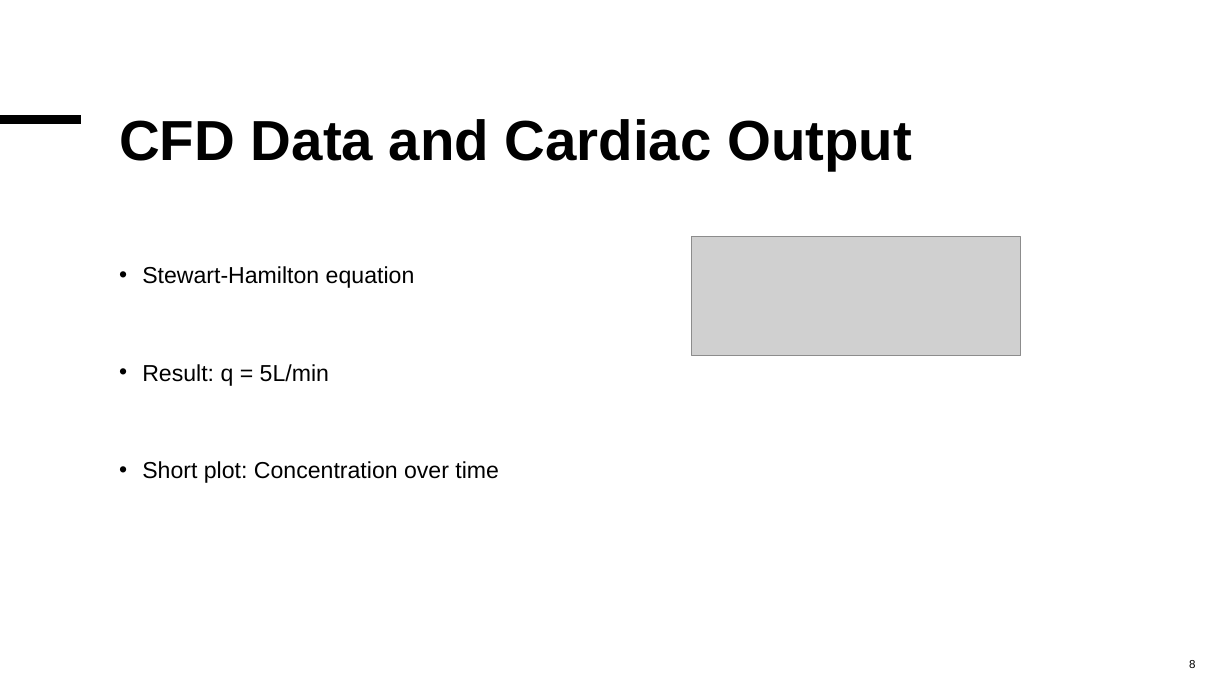
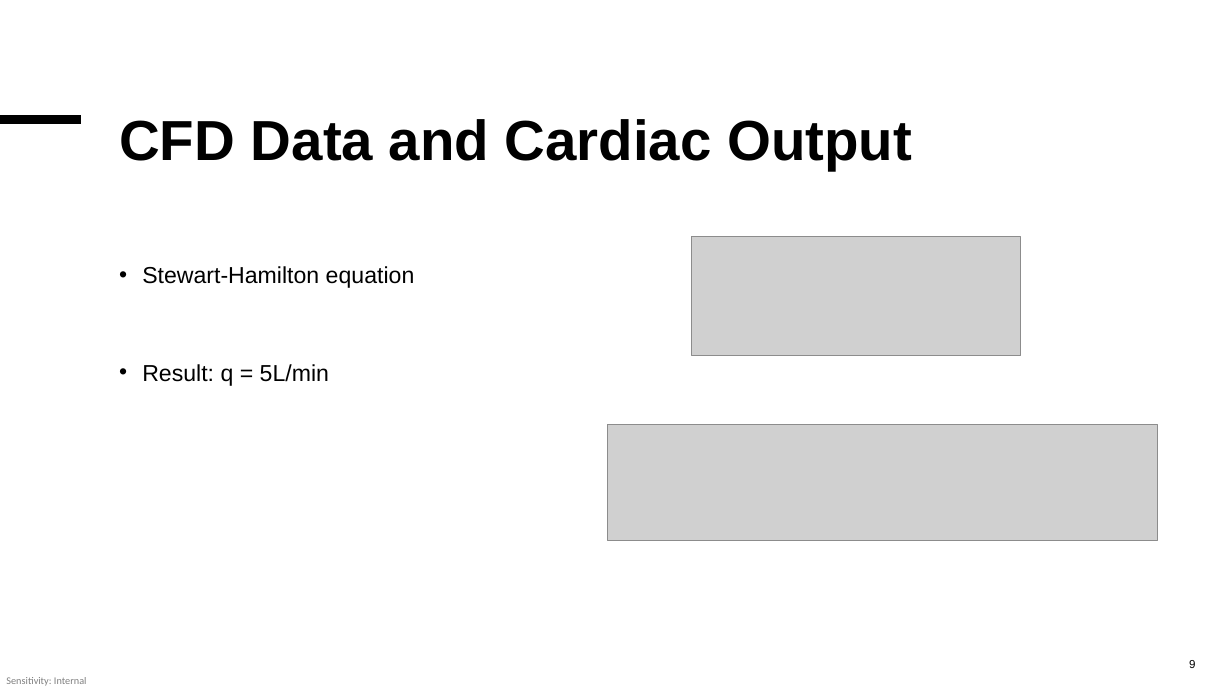
Before and after one commit to MalleBallen/Torgrim-og-Malvin-Gruppeprosjekt, a slide deck: slide 9 of project3/Project 3 Shaken (not stirred).pptx (slide 8 before the commit). Drawn at 1232x693 pixels with LibreOffice and Linux fonts; fonts in the diff are those of the drawing; grey boxes stand for pictures. Boxes give left, top, right and bottom in pixels: in the first picture for what was removed or moved away, otherwise in the second. Text is boxed around its words. In the diff, an @@ line names an element or a change of style, - is before the commit and + after.

```diff
--- a/project3/Project 3 Shaken (not stirred).pptx
+++ b/project3/Project 3 Shaken (not stirred).pptx
@@ picture added at [608,424,1158,541] @@
@@ text at [142,461,499,483]: paragraph removed @@
-• Short plot: Concentration over time
@@ text added at [6,677,87,686], 8 pt, text #000000 at 50% opacity @@
+Sensitivity: Internal
@@ page number at [1189,660,1195,668]: text changed @@
-8
+9
```
Also in this commit, not shown: 10 other slides changed, 4 slides added.
